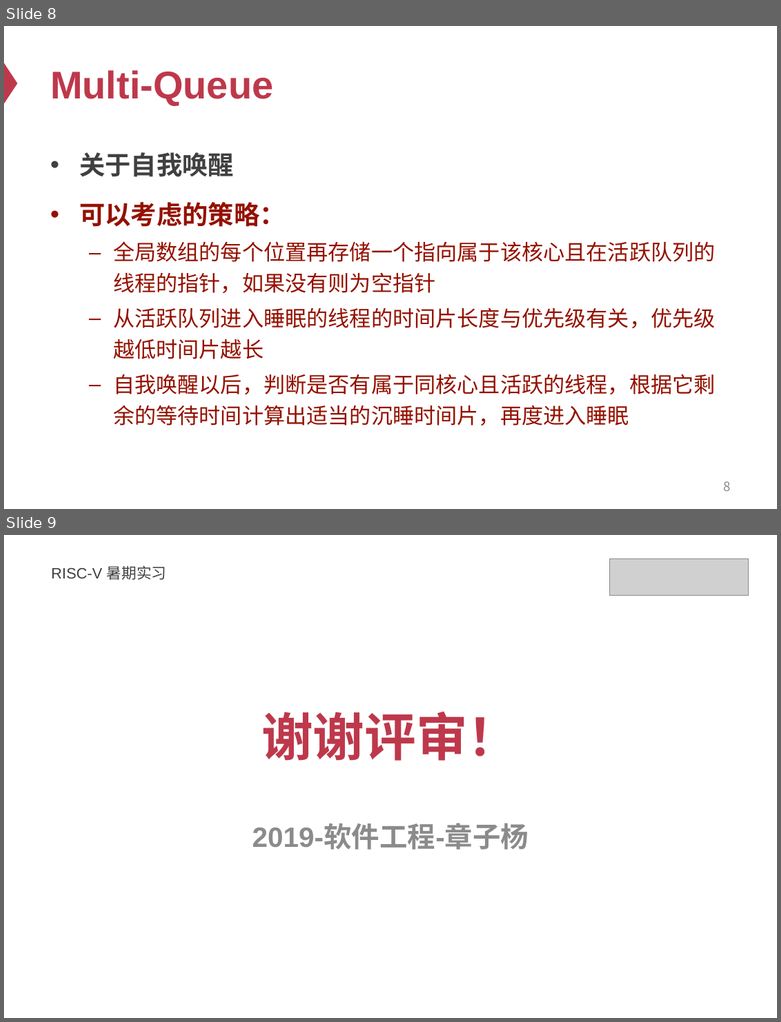
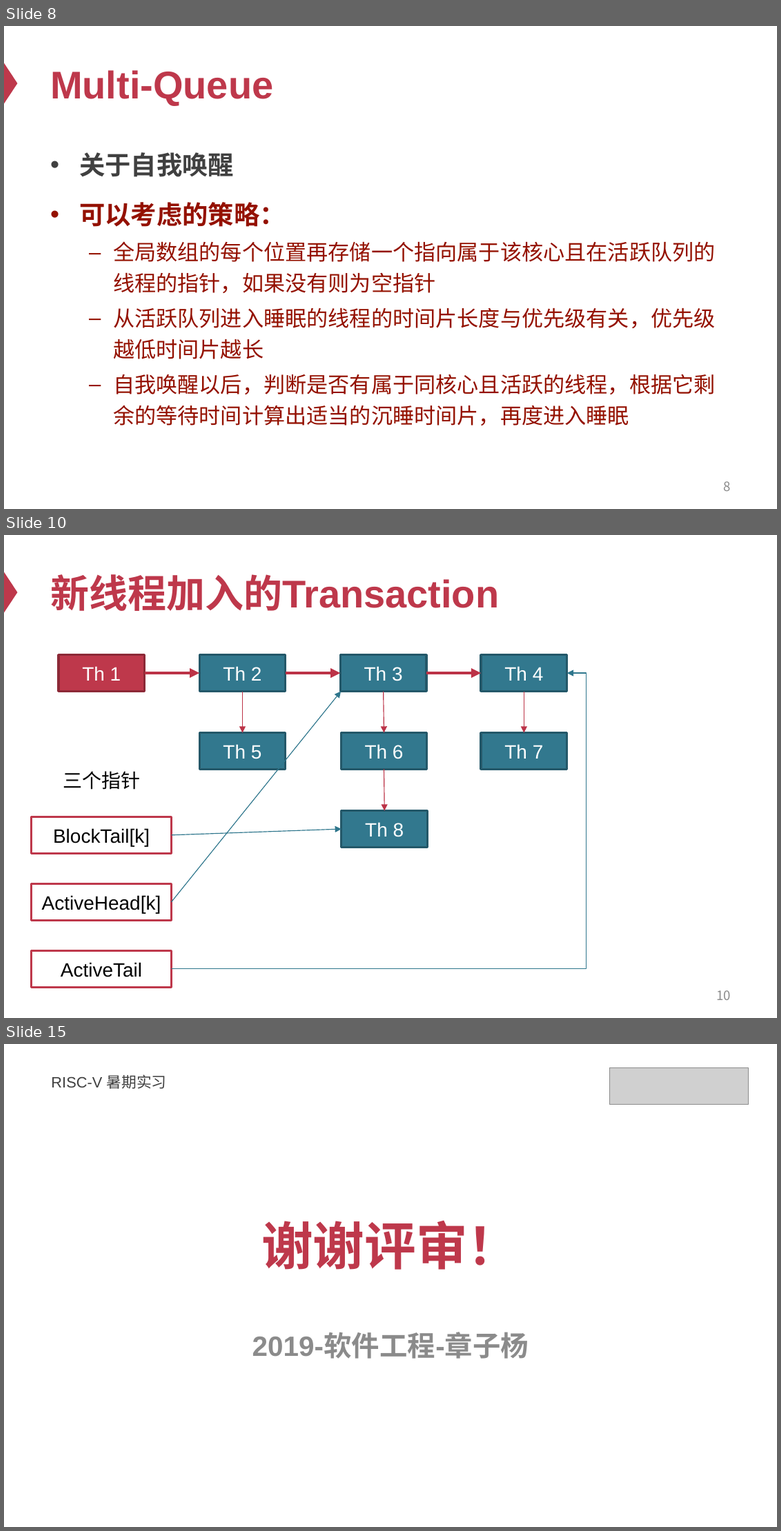
Before and after one commit to SineStriker/uxlock-minimal, a slide deck: docs/slides/初探方向.pptx. Shown one above the other, each under a label of ours: slides 8 and 9 before the commit, slides 8, 10 and 15 after it; the slides between them are not shown. The pictures are 781x1022 and 781x1531 pixels, drawn with LibreOffice and Linux fonts; fonts in the diff are those of the drawing; grey boxes stand for pictures. Boxes give left, top, right and bottom in pixels: in the first picture for what was removed or moved away, otherwise in the second. Text is boxed around its words. In the diff, an @@ line names an element or a change of style, - is before the commit and + after.

```diff
--- a/docs/slides/初探方向.pptx
+++ b/docs/slides/初探方向.pptx
@@ slide 10 added at [4,535,777,1018], background #FFFFFF; not listed: 1 template element that a slide beside it also shows @@
@@ title added at [50,574,499,611], 36 pt, text #BE384B, bold @@
+新线程加入的Transaction
@@ rectangle added at [59,655,145,691], fill #BE384B, outline #8D2937 2 pt, 18 pt, text #FFFFFF @@
+Th 1
@@ rectangle added at [199,655,286,691], fill #32788E, outline #255969 2 pt, 18 pt, text #FFFFFF @@
+Th 2
@@ rectangle added at [340,655,426,691], fill #32788E, outline #255969 2 pt, 18 pt, text #FFFFFF @@
+Th 3
@@ rectangle added at [481,655,566,691], fill #32788E, outline #255969 2 pt, 18 pt, text #FFFFFF @@
+Th 4
@@ arrow added from (145, 673) to (199, 673), #BD3347 3 pt @@
@@ elbow arrow added from (172, 969) to (566, 673), #2F778D 0.75 pt @@
@@ arrow added from (286, 673) to (340, 673), #BD3347 3 pt @@
@@ arrow added from (426, 673) to (481, 673), #BD3347 3 pt @@
@@ arrow added from (172, 902) to (341, 691), #2F778D 0.75 pt @@
@@ arrow added from (242, 691) to (242, 733), #BD3347 0.75 pt @@
@@ arrow added from (383, 691) to (384, 733), #BD3347 0.75 pt @@
@@ arrow added from (524, 691) to (524, 733), #BD3347 0.75 pt @@
@@ rectangle added at [199,733,286,769], fill #32788E, outline #255969 2 pt, 18 pt, text #FFFFFF @@
+Th 5
@@ rectangle added at [341,733,427,769], fill #32788E, outline #255969 2 pt, 18 pt, text #FFFFFF @@
+Th 6
@@ rectangle added at [481,733,566,769], fill #32788E, outline #255969 2 pt, 18 pt, text #FFFFFF @@
+Th 7
@@ text added at [63,771,140,790], 18 pt, text #000000 @@
+三个指针
@@ arrow added from (384, 769) to (384, 811), #BD3347 0.75 pt @@
@@ rectangle added at [31,817,171,853], fill #FFFFFF, outline #BE384B 2 pt, 18 pt, text #000000 @@
+BlockTail[k]
@@ rectangle added at [341,811,427,847], fill #32788E, outline #255969 2 pt, 18 pt, text #FFFFFF @@
+Th 8
@@ arrow added from (172, 835) to (341, 829), #2F778D 0.75 pt @@
@@ rectangle added at [31,883,171,920], fill #FFFFFF, outline #BE384B 2 pt, 18 pt, text #000000 @@
+ActiveHead[k]
@@ rectangle added at [31,951,171,987], fill #FFFFFF, outline #BE384B 2 pt, 18 pt, text #000000 @@
+ActiveTail
@@ page number added at [716,990,731,1000], 12 pt, text #8C8C8C @@
+10
@@ what was slide 9 is now slide 15 @@
```
Also in this commit, not shown: 5 other slides added, 3 other files.
